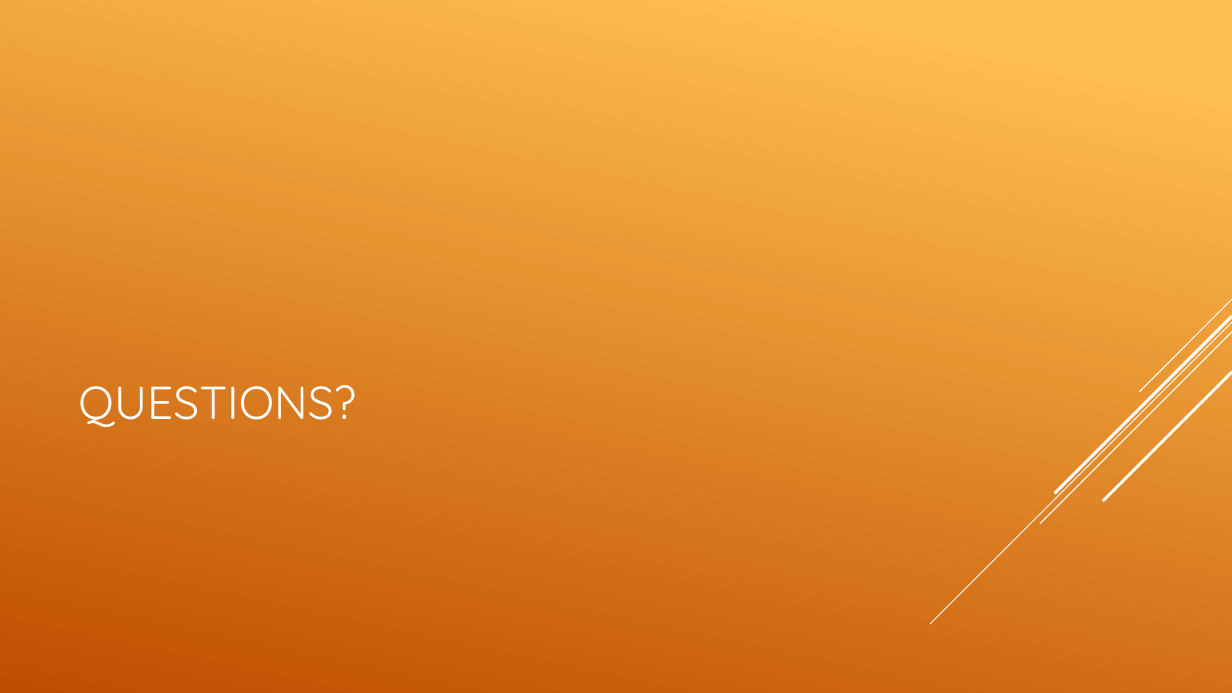
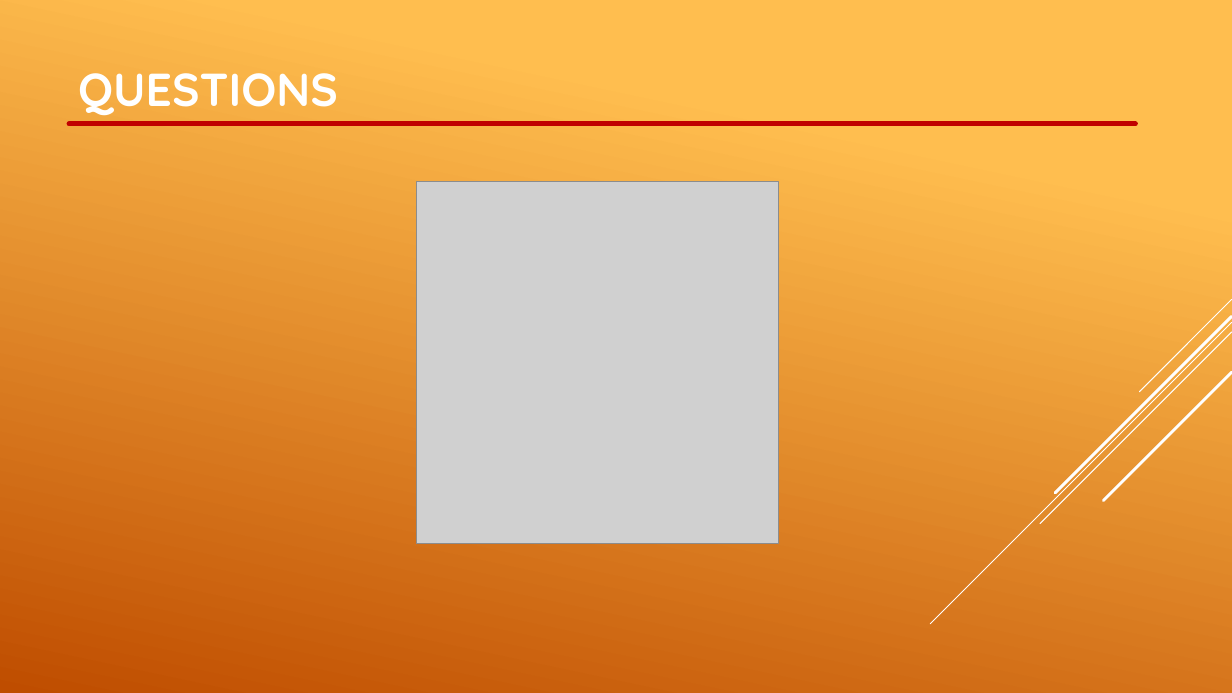
Before and after one commit to alhm528/project1, a slide deck: slide 29 of Project_One_Presentation.pptx (slide 15 before the commit). Drawn at 1232x693 pixels with LibreOffice and Linux fonts; fonts in the diff are those of the drawing; grey boxes stand for pictures. Boxes give left, top, right and bottom in pixels: in the first picture for what was removed or moved away, otherwise in the second. Text is boxed around its words. In the diff, an @@ line names an element or a change of style, - is before the commit and + after.

```diff
--- a/Project_One_Presentation.pptx
+++ b/Project_One_Presentation.pptx
@@ text "QUESTIONS" at box(78, 73, 338, 115): vertical alignment bottom to top @@
@@ text at box(78, 73, 338, 115): text changed; bold on @@
-QUESTIONS?
+QUESTIONS
@@ line added from (69, 124) to (1136, 124), #C00000 4 pt @@
@@ picture added at box(416, 181, 778, 543) @@
```
Also in this commit, not shown: 4 other slides changed, 24 slides added, 10 slides removed, 3 other files.
